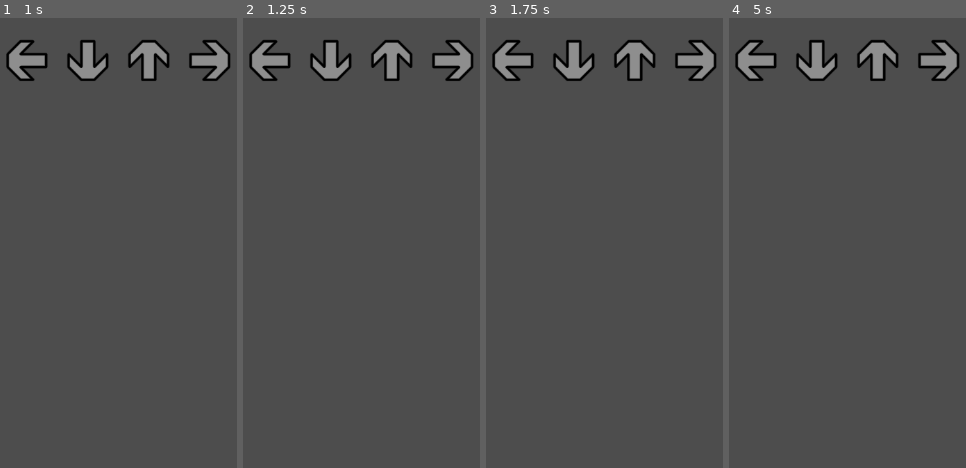
Above: before the commit, frames 1-4 (left to right).
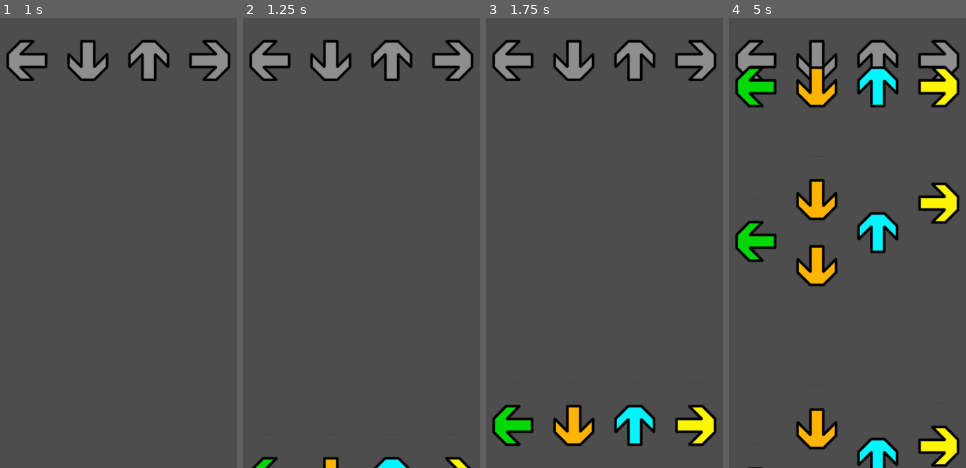
Above: after the commit, the same moments.

Repository: JunH0128/Midi-Game
Game: Godot game, scene res://game_level.tscn
The game is run twice, just before and just after one commit, with the same random seed, the same clock (stepped at 60 frames per second) and the same inputs.
Inputs:
- Up to frame 1 (1 s): tap Enter at 0.5 s
- Up to frame 2 (1.25 s): no input
- Up to frame 3 (1.75 s): no input
- Up to frame 4 (5 s): no input

Frame 1 is identical in both runs. In frame 2, 0.8% of the frame differs, in the area x 3-97%, y 97-100%; in frame 3, 4.1%; in frame 4, 12%, in the area x 2-98%, y 10-100%.

Commit message:
got the arrow working

Diff:
--- a/arrow.gd
+++ b/arrow.gd
@@ -3,13 +3,32 @@
 @onready var falling_key = preload("res://point.tscn")
 @export var key_name: String = ""
 
+var falling_key_queue = []
+
 
 # Called every frame. 'delta' is the elapsed time since the previous frame.
-func _process(delta: float) -> void:
+func _process(delta):
+
+	if falling_key_queue.size() > 0:
+		if falling_key_queue.front().has_passed:
+			falling_key_queue.pop_front()
+
 	if Input.is_action_just_pressed(key_name):
-		CreateFallingKey()
+		var key_to_pop = falling_key_queue.pop_front()
+
+		var distance_from_pass = abs(key_to_pop.pass_threshold - key_to_pop.global_position.y)
+		print(distance_from_pass)
+		key_to_pop.queue_free()
 
 func CreateFallingKey():
 	var point = falling_key.instantiate()
 	get_tree().get_root().call_deferred("add_child",point)
 	point.Setup(position.x, frame + 4)
+
+	falling_key_queue.push_back(point)
+
+
+func _on_random_spawn_timer_timeout() -> void:
+	CreateFallingKey()
+	$RandomSpawnTimer.wait_time = randf_range(0.4, 3)
+	$RandomSpawnTimer.start()
--- a/arrow.tscn
+++ b/arrow.tscn
@@ -10,3 +10,9 @@
 hframes = 4
 vframes = 4
 script = ExtResource("2_4kg0e")
+
+[node name="RandomSpawnTimer" type="Timer" parent="."]
+one_shot = true
+autostart = true
+
+[connection signal="timeout" from="RandomSpawnTimer" to="." method="_on_random_spawn_timer_timeout"]
--- a/point.gd
+++ b/point.gd
@@ -3,6 +3,9 @@
 @export var fall_speed: float = -2.5
 
 var init_y_pos: float = 360
+
+var has_passed: bool = false
+var pass_threshold = 300.0
 
 func _init():
 	set_process(false)
@@ -12,11 +15,16 @@
 	global_position += Vector2(0, fall_speed)
 
 	if global_position.y < -280 and not $Timer.is_stopped():
-		print($Timer.wait_time - $Timer.time_left)
+		# print($Timer.wait_time - $Timer.time_left)
 		$Timer.stop()
+		has_passed = true
 
 func Setup(target_x: float, target_frame:int):
 	global_position = Vector2(target_x, init_y_pos)
 	frame = target_frame
 
 	set_process(true)
+
+
+func _on_destroy_timer_timeout() -> void:
+	queue_free()
--- a/point.tscn
+++ b/point.tscn
@@ -16,3 +16,10 @@
 wait_time = 5.0
 one_shot = true
 autostart = true
+
+[node name="DestroyTimer" type="Timer" parent="."]
+wait_time = 5.0
+one_shot = true
+autostart = true
+
+[connection signal="timeout" from="DestroyTimer" to="." method="_on_destroy_timer_timeout"]
